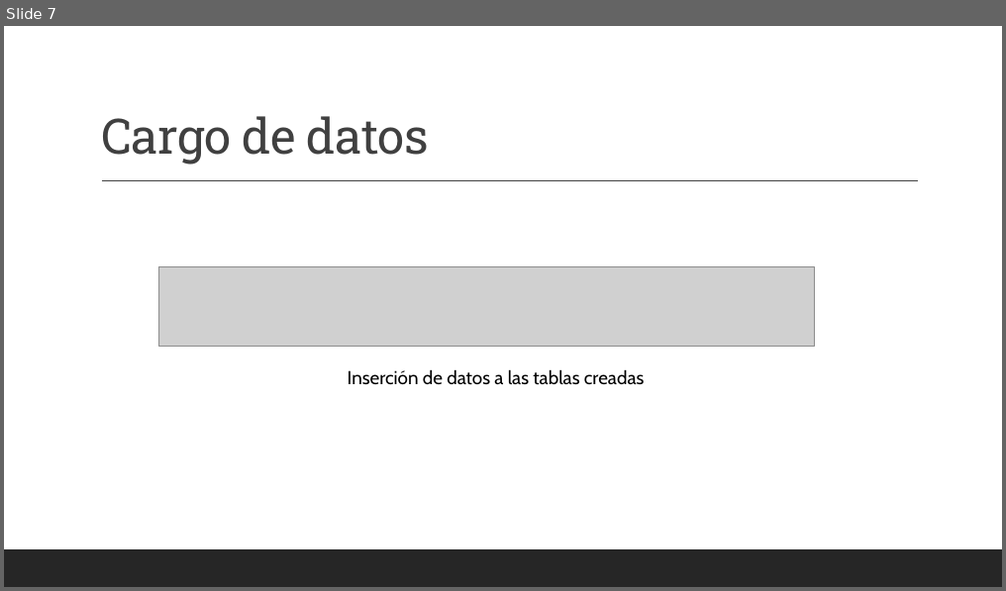
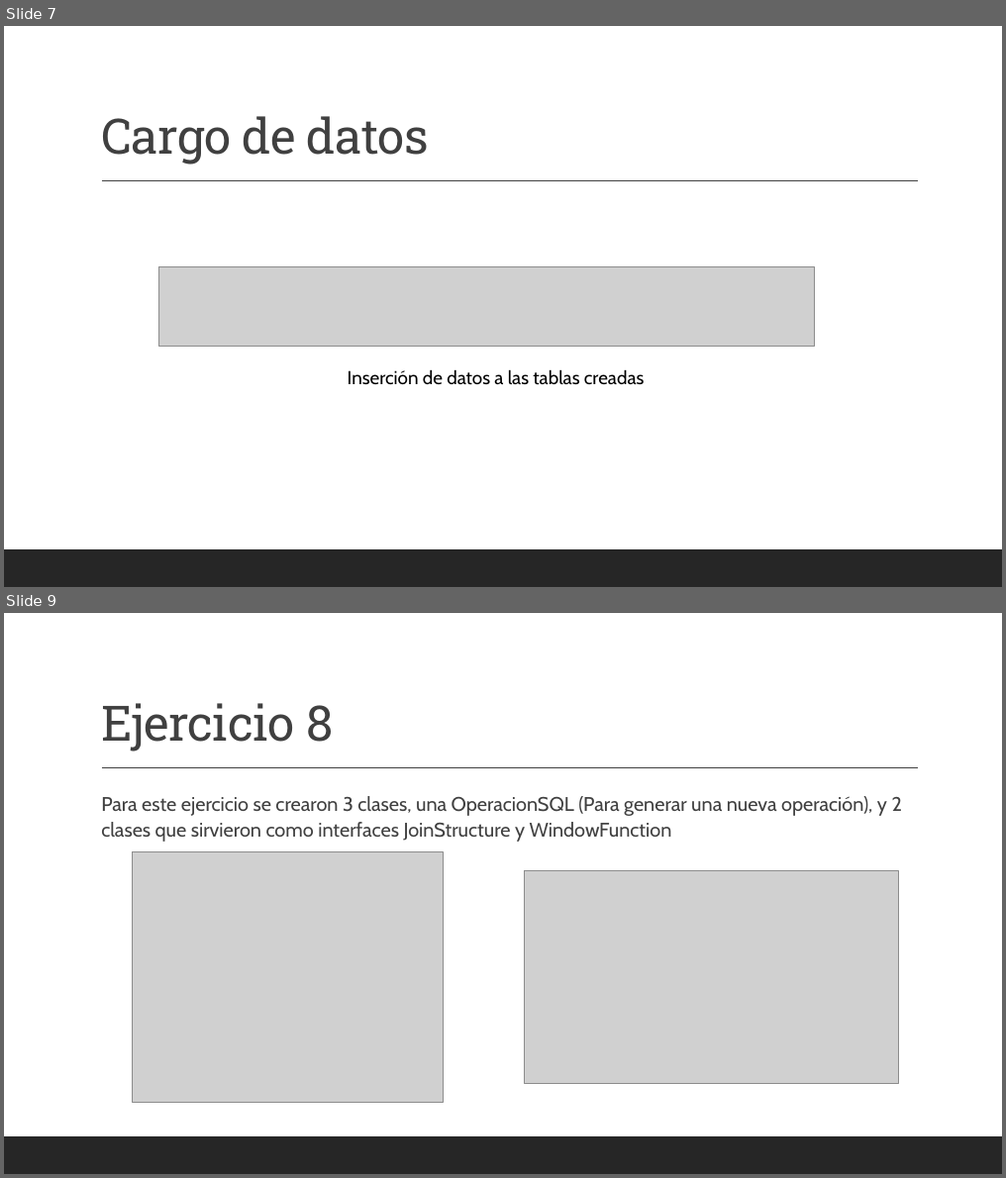
Before and after one commit to Estremadoyro/indra-ejercicio-viajes, a slide deck: Air-Tribu.pptx. Shown one above the other, each under a label of ours: slide 7 before the commit, slides 7 and 9 after it; the slides between them are not shown. The pictures are 1006x591 and 1006x1178 pixels, drawn with LibreOffice and Linux fonts; fonts in the diff are those of the drawing; grey boxes stand for pictures. Boxes give left, top, right and bottom in pixels: in the first picture for what was removed or moved away, otherwise in the second. Text is boxed around its words. In the diff, an @@ line names an element or a change of style, - is before the commit and + after.

Commit message:
hasta ejercicio 14

```diff
--- a/Air-Tribu.pptx
+++ b/Air-Tribu.pptx
@@ slide 9 added at (4,613,1002,1174), background #FFFFFF; not listed: 2 template elements that a slide beside it also shows @@
@@ title added at (101,703,333,752), 47 pt, text #404040 @@
+Ejercicio 8
@@ text added at (101,796,902,842), 19 pt, text #404040 @@
+  Para este ejercicio se crearon 3 clases, una OperacionSQL (Para generar una nueva operación), y 2 clases que sirvieron como interfaces JoinStructure y WindowFunction
@@ picture added at (132,852,443,1102) @@
@@ picture added at (525,870,898,1083) @@
```
Also in this commit, not shown: 1 slide changed, 7 other slides added, 2 other files.
